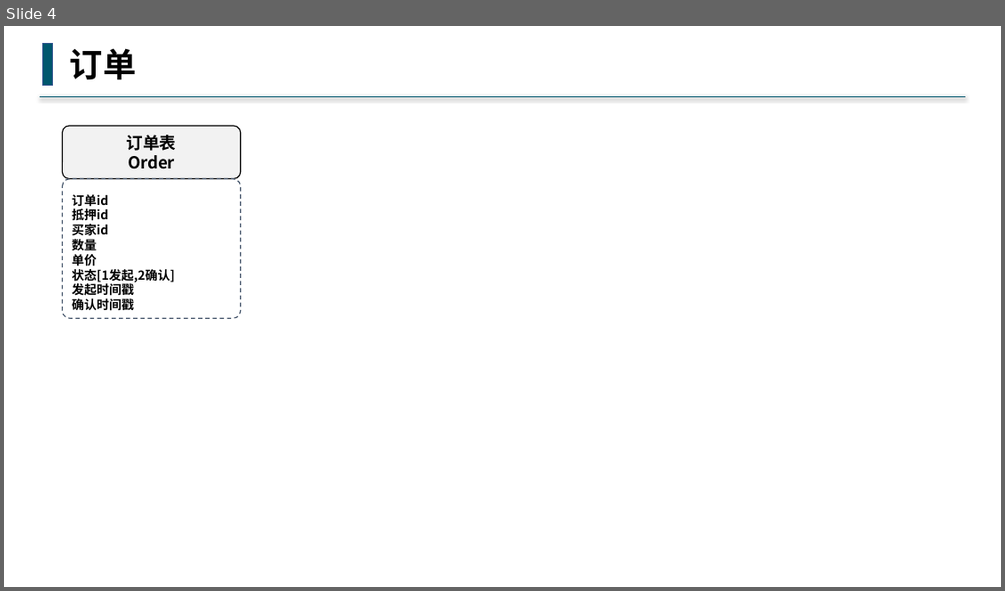
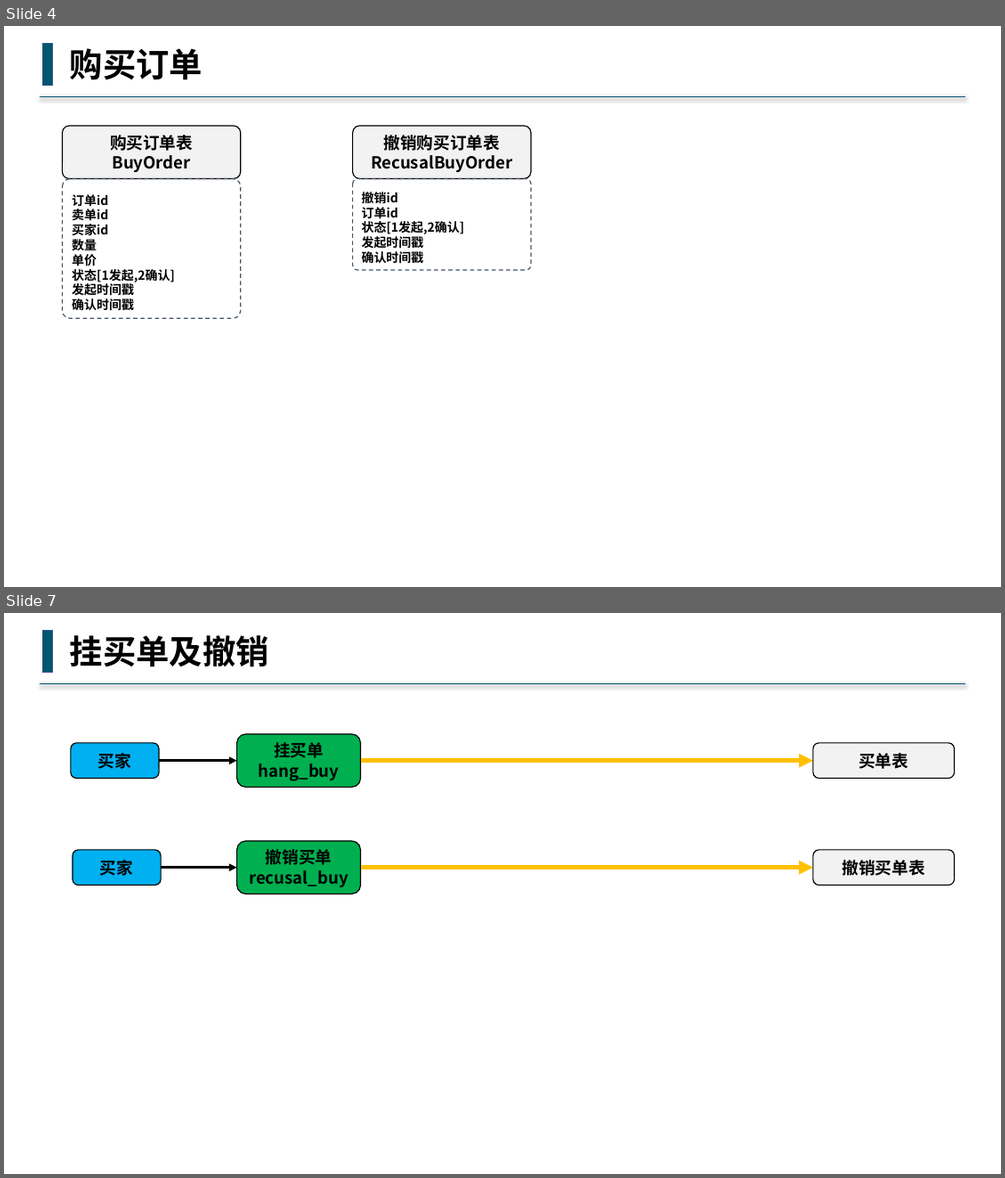
Before and after one commit to buddhachain/buddhaContract, a slide deck: doc/09.场外交易.pptx. Shown one above the other, each under a label of ours: slide 4 before the commit, slides 4 and 7 after it; the slides between them are not shown. The pictures are 1005x591 and 1005x1178 pixels, drawn with LibreOffice and Linux fonts; fonts in the diff are those of the drawing. Boxes give left, top, right and bottom in pixels: in the first picture for what was removed or moved away, otherwise in the second. Text is boxed around its words. In the diff, an @@ line names an element or a change of style, - is before the commit and + after.

```diff
--- a/doc/09.场外交易.pptx
+++ b/doc/09.场外交易.pptx
@@ slide 7 added at (4,613,1001,1174), background #FFFFFF @@
@@ rectangle added at (43,630,53,672), fill #00576E, outline #325491 1 pt @@
@@ text added at (70,635,269,667), 32 pt, text #000000, bold @@
+挂买单及撤销
@@ line added from (966, 684) to (39, 684), #00576E 1.5 pt @@
@@ rounded rectangle added at (71,743,159,779), fill #00B0F0, outline #000000 1 pt, 16 pt, text #000000, bold @@
+买家
@@ rounded rectangle added at (237,734,361,787), fill #00B050, outline #000000 1 pt, 16 pt, text #000000, bold @@
+挂买单
+hang_buy
@@ rounded rectangle added at (813,743,955,779), fill #F2F2F2, outline #000000 1 pt, 16 pt, text #000000, bold @@
+买单表
@@ arrow added from (159, 761) to (237, 761), #000000 2.5 pt @@
@@ arrow added from (361, 761) to (813, 761), #FFC000 4.5 pt @@
@@ rounded rectangle added at (73,850,161,885), fill #00B0F0, outline #000000 1 pt, 16 pt, text #000000, bold @@
+买家
@@ rounded rectangle added at (237,841,361,894), fill #00B050, outline #000000 1 pt, 16 pt, text #000000, bold @@
+撤销买单
+recusal_buy
@@ rounded rectangle added at (813,850,955,885), fill #F2F2F2, outline #000000 1 pt, 16 pt, text #000000, bold @@
+撤销买单表
@@ arrow added from (161, 868) to (237, 868), #000000 2.5 pt @@
@@ arrow added from (361, 868) to (813, 868), #FFC000 4.5 pt @@
@@ slide 4 changed as well @@
@@ text at (70,48,202,80): text changed @@
-订单
+购买订单
@@ rounded rectangle added at (353,126,531,178), fill #F2F2F2, outline #000000 1 pt, 16 pt, text #000000, bold @@
+撤销购买订单表
+RecusalBuyOrder
@@ text in rounded rectangle at (110,135,193,172): text changed @@
-订单表
-Order
+购买订单表
+BuyOrder
@@ rounded rectangle added at (353,178,531,270), outline #44546A 1 pt dashed, 12 pt, text #000000, bold @@
+撤销id
+订单id
+状态[1发起,2确认]
+发起时间戳
+确认时间戳
@@ text in rounded rectangle at (72,208,108,220): text changed @@
-抵押id
+卖单id
```
Also in this commit, not shown: 4 other slides changed, 3 other slides added, 2 slides removed, 1 other file.
